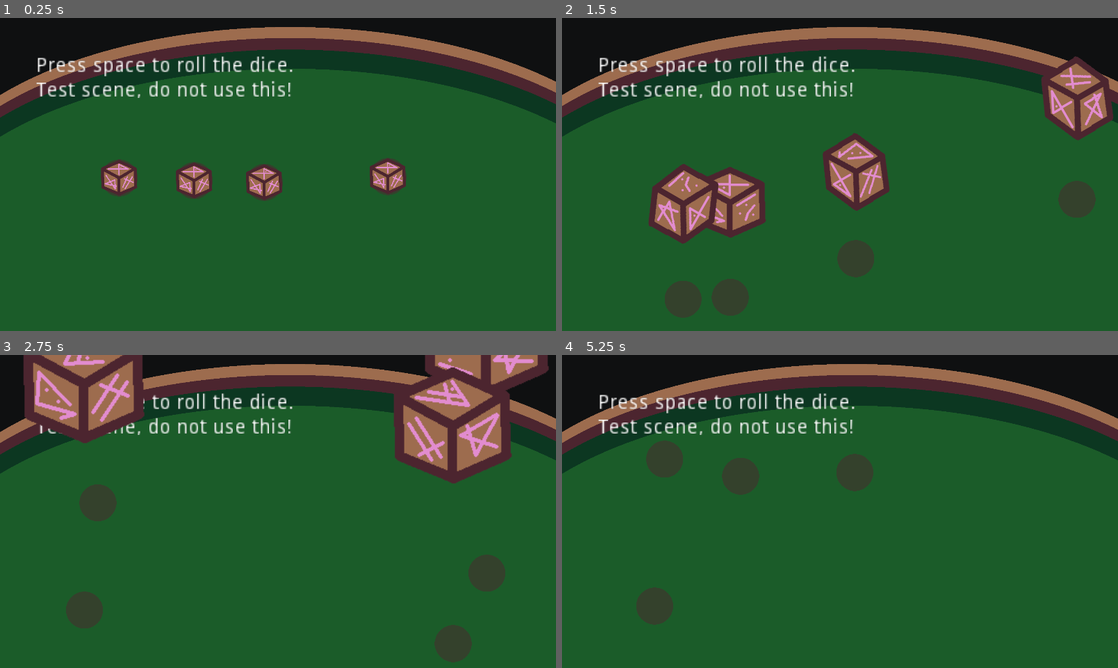
Above: before the commit, frames 1-4 (two rows, left to right).
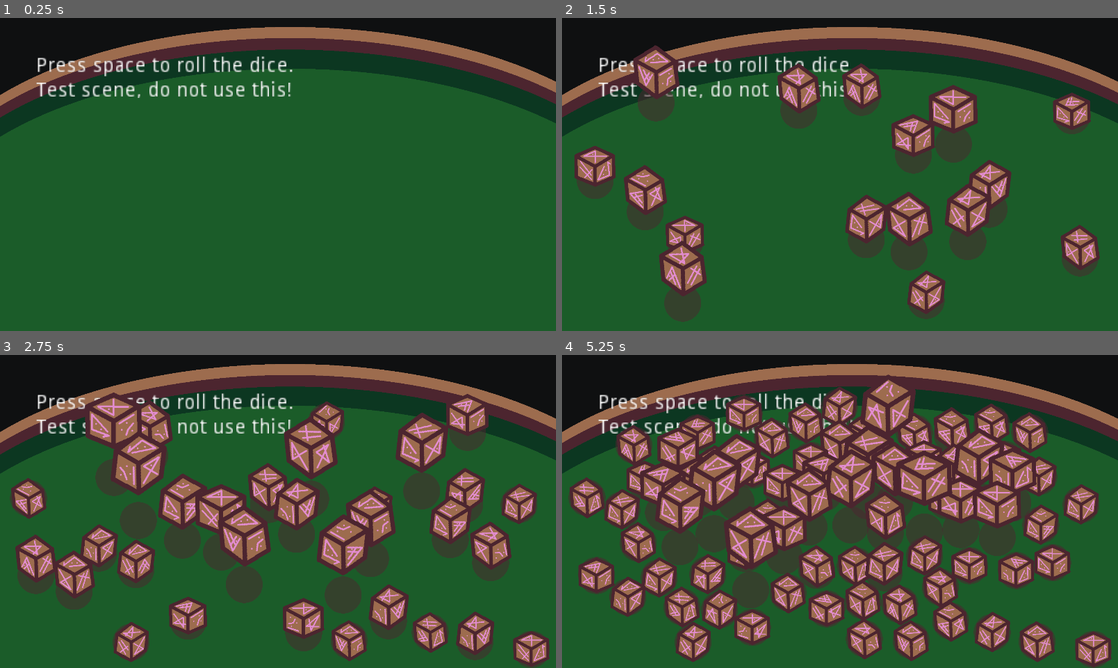
Above: after the commit, the same moments.

Repository: krobbi/gmtk-2022
Game: Godot game, scene res://scenes/test_table/test_table.tscn
The game is run twice, just before and just after one commit, with the same random seed, the same clock (stepped at 60 frames per second) and the same inputs.
Inputs:
- Up to frame 1 (0.25 s): no input
- Up to frame 2 (1.5 s): tap Space at 0.5, 1.25 s; hold Enter (ui_accept) 0.53-1.28 s; tap Enter (ui_accept) at 1.35 s
- Up to frame 3 (2.75 s): tap Enter (ui_accept) at 1.52, 1.82 s; tap Space at 2 s; hold Enter (ui_accept) from 2.03 s (still down)
- Up to frame 4 (5.25 s): tap Space at 2.75, 3.5, 4.25 s; release Enter (ui_accept) at 2.78 s; tap Enter (ui_accept) at 2.85, 3.02, 3.32, 4.35, 4.52, 4.82 s; hold Enter (ui_accept) 3.53-4.28 s; hold Enter (ui_accept) from 5.03 s (still down)

The runs differ from the first frame. In frame 1, 2.5% of the frame differs, in the area x 18-74%, y 44-59%; in frame 2, 25%; in frame 3, 42%; in frame 4, 52%, in the area x 1-99%, y 6-100%.

Commit message:
Die spawner
Add die spawner entity.

Diff:
--- a/entities/die/die.gd
+++ b/entities/die/die.gd
@@ -23,11 +23,6 @@
 
 onready var frame_timer: Timer = $FrameTimer
 onready var sprite: Sprite = $Sprite
-
-func _input(event: InputEvent) -> void:
-	if event.is_action_pressed("ui_accept"):
-		roll()
-
 
 func _physics_process(delta: float) -> void:
 	var is_grounded: bool = get_bounce(delta)
--- /dev/null
+++ b/entities/die_spawner/die_spawner.gd
@@ -0,0 +1,12 @@
+class_name DieSpawer
+extends YSort
+
+const DieScene: PackedScene = preload("res://entities/die/die.tscn")
+
+# Spawns dice:
+func spawn_dice() -> void:
+	for i in range(4):
+		var die: Die = DieScene.instance()
+		die.position = Vector2(480.0 + float(i * 320), 540.0)
+		add_child(die)
+		die.roll()
--- /dev/null
+++ b/entities/die_spawner/die_spawner.tscn
@@ -0,0 +1,9 @@
+[gd_scene load_steps=2 format=2]
+
+[ext_resource path="res://entities/die_spawner/die_spawner.gd" type="Script" id=1]
+
+[node name="DieSpawner" type="YSort"]
+script = ExtResource( 1 )
+__meta__ = {
+"_edit_lock_": true
+}
--- a/project.godot
+++ b/project.godot
@@ -13,9 +13,15 @@
 "class": "Die",
 "language": "GDScript",
 "path": "res://entities/die/die.gd"
+}, {
+"base": "YSort",
+"class": "DieSpawer",
+"language": "GDScript",
+"path": "res://entities/die_spawner/die_spawner.gd"
 } ]
 _global_script_class_icons={
-"Die": ""
+"Die": "",
+"DieSpawer": ""
 }
 
 [application]
--- a/scenes/test_table/test_table.gd
+++ b/scenes/test_table/test_table.gd
@@ -2,4 +2,4 @@
 
 func _input(event: InputEvent) -> void:
 	if event.is_action_pressed("ui_accept"):
-		pass
+		$DieSpawner.spawn_dice()
--- a/scenes/test_table/test_table.tscn
+++ b/scenes/test_table/test_table.tscn
@@ -1,6 +1,6 @@
 [gd_scene load_steps=4 format=2]
 
-[ext_resource path="res://entities/die/die.tscn" type="PackedScene" id=1]
+[ext_resource path="res://entities/die_spawner/die_spawner.tscn" type="PackedScene" id=1]
 [ext_resource path="res://scenes/test_table/test_table.gd" type="Script" id=2]
 [ext_resource path="res://resources/textures/test_table.png" type="Texture" id=3]
 
@@ -26,19 +26,7 @@
 text = "Press space to roll the dice.
 Test scene, do not use this!"
 
-[node name="YSort" type="YSort" parent="."]
-
-[node name="Die" parent="YSort" instance=ExtResource( 1 )]
-position = Vector2( 1340, 547 )
-
-[node name="Die2" parent="YSort" instance=ExtResource( 1 )]
-position = Vector2( 671, 561 )
-
-[node name="Die3" parent="YSort" instance=ExtResource( 1 )]
-position = Vector2( 412, 552 )
-
-[node name="Die4" parent="YSort" instance=ExtResource( 1 )]
-position = Vector2( 913, 567 )
+[node name="DieSpawner" parent="." instance=ExtResource( 1 )]
 
 [node name="StaticBody2D" type="StaticBody2D" parent="."]
 
